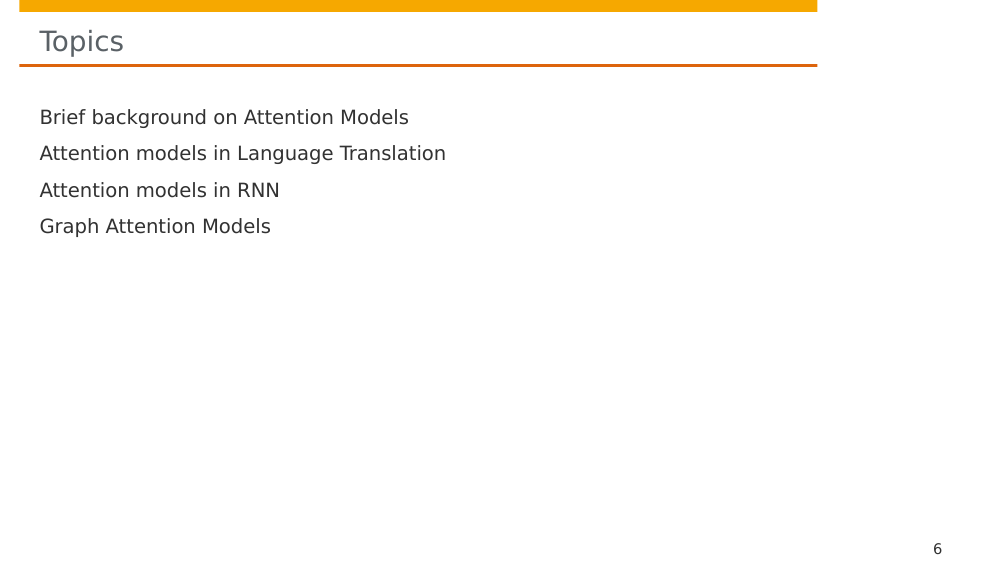
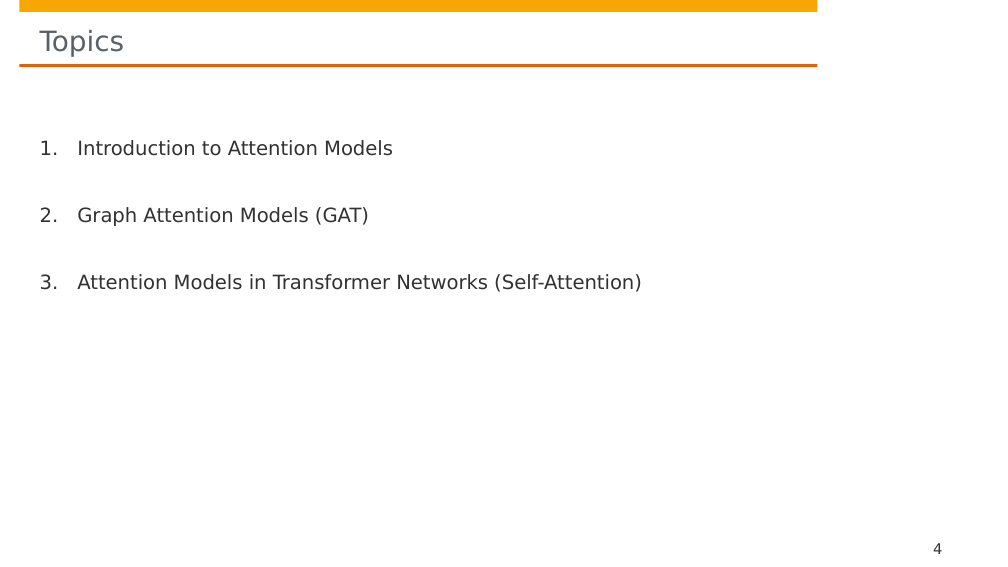
Before and after one commit to hpi-sam/GNN-Course-2020, a slide deck: slide 4 of 8. Graph Attention Networks.pptx (slide 6 before the commit). Drawn at 1008x567 pixels with LibreOffice and Linux fonts; fonts in the diff are those of the drawing; background and template pictures are left out. Boxes give left, top, right and bottom in pixels: in the first picture for what was removed or moved away, otherwise in the second. Text is boxed around its words. In the diff, an @@ line names an element or a change of style, - is before the commit and + after.

```diff
--- a/8. Graph Attention Networks.pptx
+++ b/8. Graph Attention Networks.pptx
@@ text at bbox=[77, 140, 642, 292]: text changed @@
-Brief background on Attention Models
-Attention models in Language Translation
-Attention models in RNN
-Graph Attention Models
+1. Introduction to Attention Models
+2. Graph Attention Models (GAT)
+3. Attention Models in Transformer Networks (Self-Attention)
@@ page number at bbox=[933, 543, 942, 554]: text changed @@
-6
+4
```
Also in this commit, not shown: 3 other slides changed, 17 slides added, 3 slides removed.
